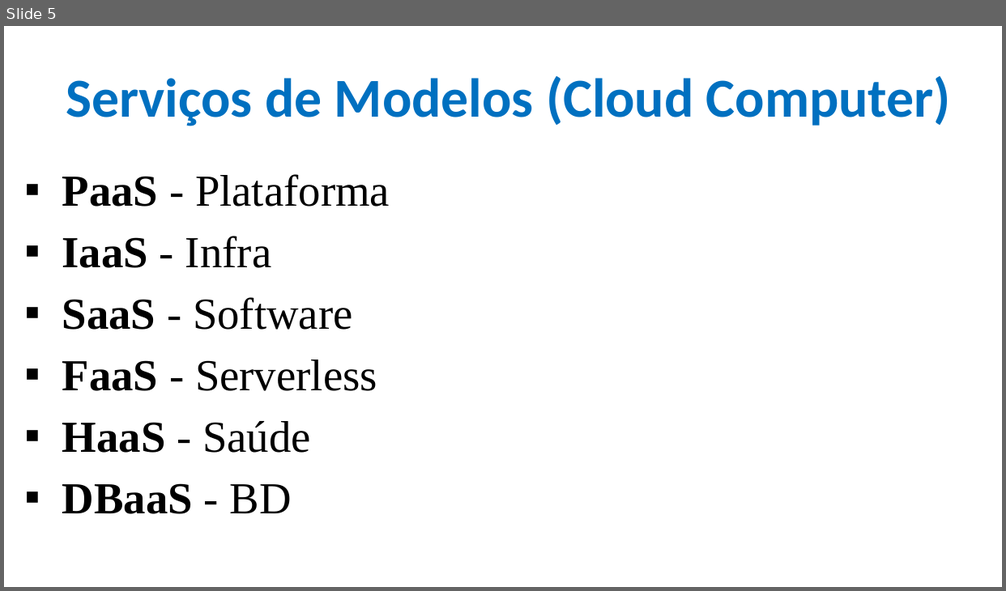
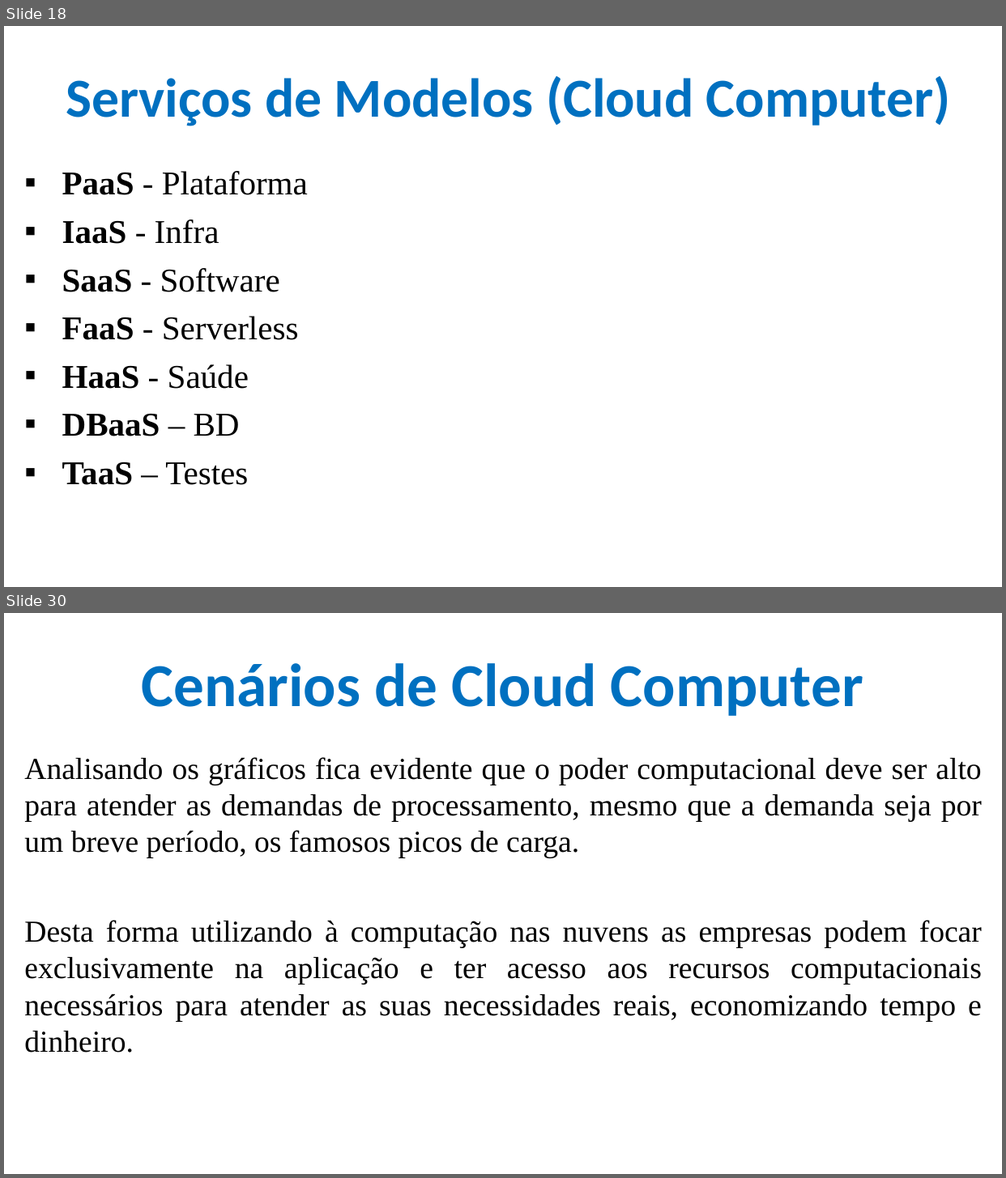
Before and after one commit to CloudEducationBrazil/WydenComputacaoNuvemWebServicesLinux, a slide deck: 01 Classes/Aula 01 - Computação em Nuvem e Web Services em Linux.pptx. Shown one above the other, each under a label of ours: slide 5 before the commit, slides 18 and 30 after it; the slides between them are not shown. The pictures are 1006x591 and 1006x1178 pixels, drawn with LibreOffice and Linux fonts; fonts in the diff are those of the drawing; background and template pictures are left out. Boxes give left, top, right and bottom in pixels: in the first picture for what was removed or moved away, otherwise in the second. Text is boxed around its words. In the diff, an @@ line names an element or a change of style, - is before the commit and + after.

Commit message:
Aula 01 Cloud Computer

```diff
--- a/01 Classes/Aula 01 - Computação em Nuvem e Web Services em Linux.pptx
+++ b/01 Classes/Aula 01 - Computação em Nuvem e Web Services em Linux.pptx
@@ slide 30 added at [4, 613, 1002, 1174], background picture (left out) @@
@@ title added at [141, 663, 863, 716], 44 pt, text #0070C0, bold @@
+Cenários de Cloud Computer
@@ text added at [24, 757, 982, 1053], 22 pt, text #000000 @@
+Analisando os gráficos fica evidente que o poder computacional deve ser alto para atender as demandas de processamento, mesmo que a demanda seja por um breve período, os famosos picos de carga.
+Desta forma utilizando à computação nas nuvens as empresas podem focar exclusivamente na aplicação e ter acesso aos recursos computacionais necessários para atender as suas necessidades reais, economizando tempo e dinheiro.
@@ what was slide 5 is now slide 18 @@
@@ slide 18 changed as well @@
@@ text at [62, 171, 308, 389]: size 32 to 24 pt in "PaaS - Plataforma", "IaaS - Infra", "SaaS - Software", "FaaS - Serverless" and 1 more places @@
@@ text at [62, 413, 248, 485]: text changed; size 32 to 24 pt; bold off @@
-▪ DBaaS - BD
+▪ DBaaS – BD
+▪ TaaS – Testes
```
Also in this commit, not shown: 8 other slides changed, 61 other slides added, 1 other file.
